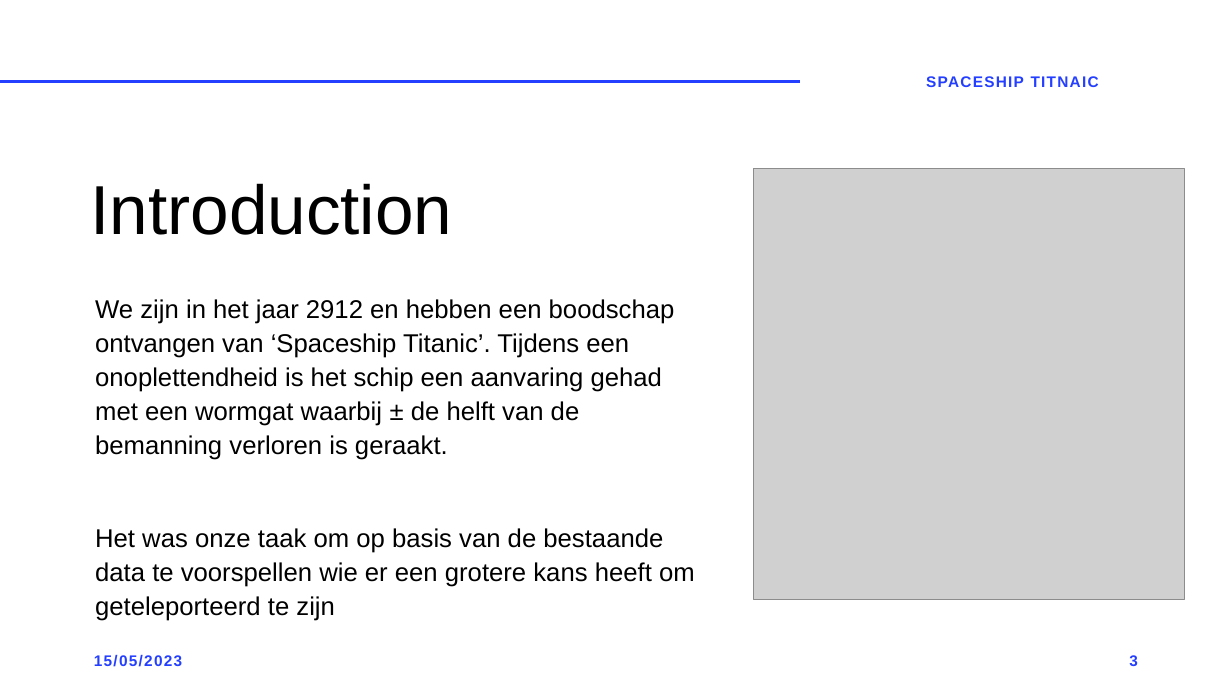
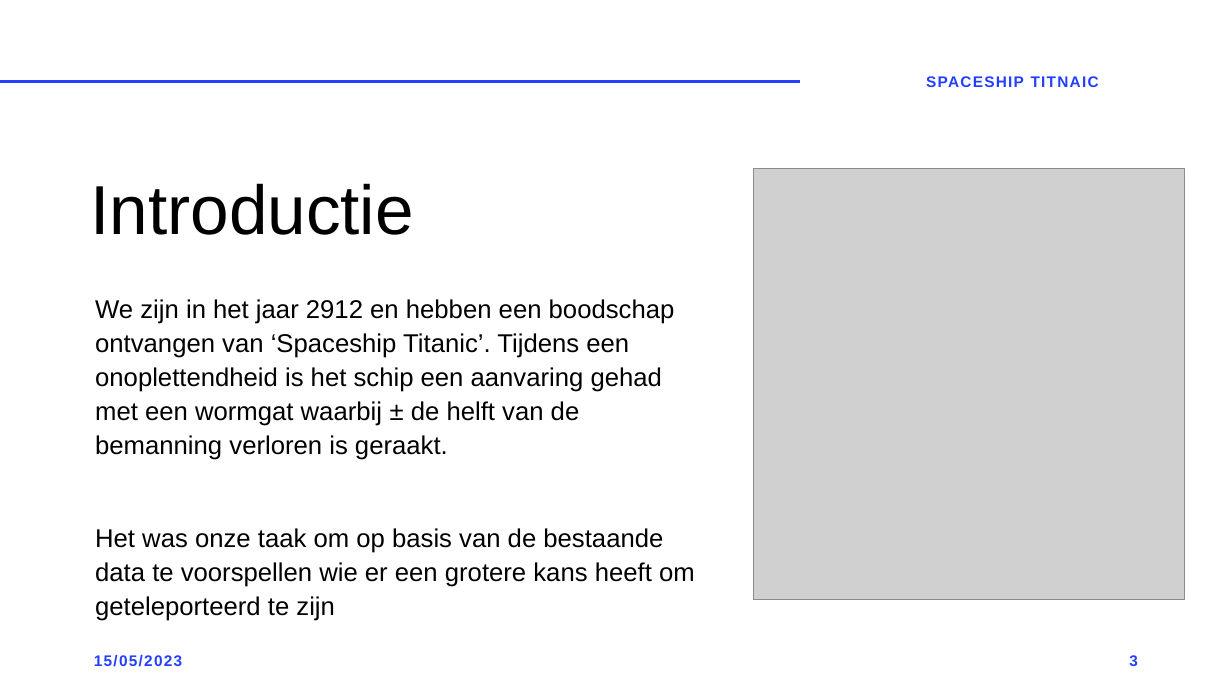
Before and after one commit to robinmonsere/Spaceship-Titanic, a slide deck: slide 3 of Documents/Spaceship titanic.pptx. Drawn at 1232x693 pixels with LibreOffice and Linux fonts; fonts in the diff are those of the drawing; grey boxes stand for pictures. Boxes give left, top, right and bottom in pixels: in the first picture for what was removed or moved away, otherwise in the second. Text is boxed around its words. In the diff, an @@ line names an element or a change of style, - is before the commit and + after.

Commit message:
added text to ppt

```diff
--- a/Documents/Spaceship titanic.pptx
+++ b/Documents/Spaceship titanic.pptx
@@ title at <box>91,183,414,235</box>: text changed @@
-Introduction
+Introductie
```
Also in this commit, not shown: 1 slide added.
